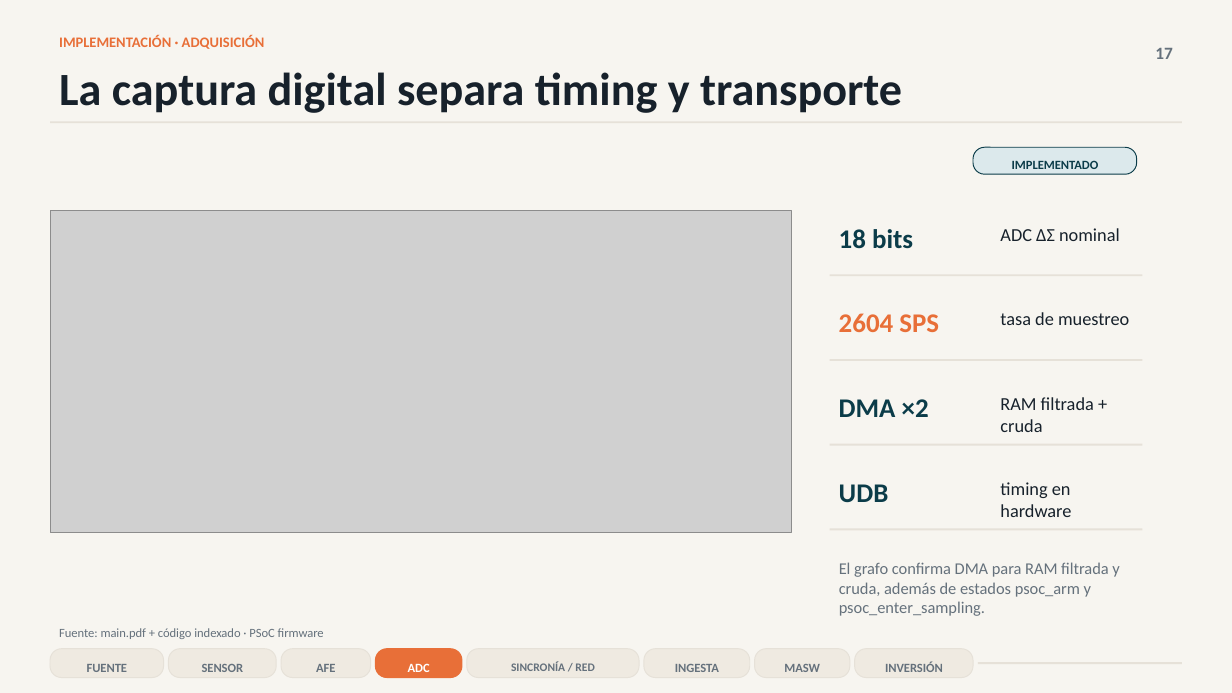
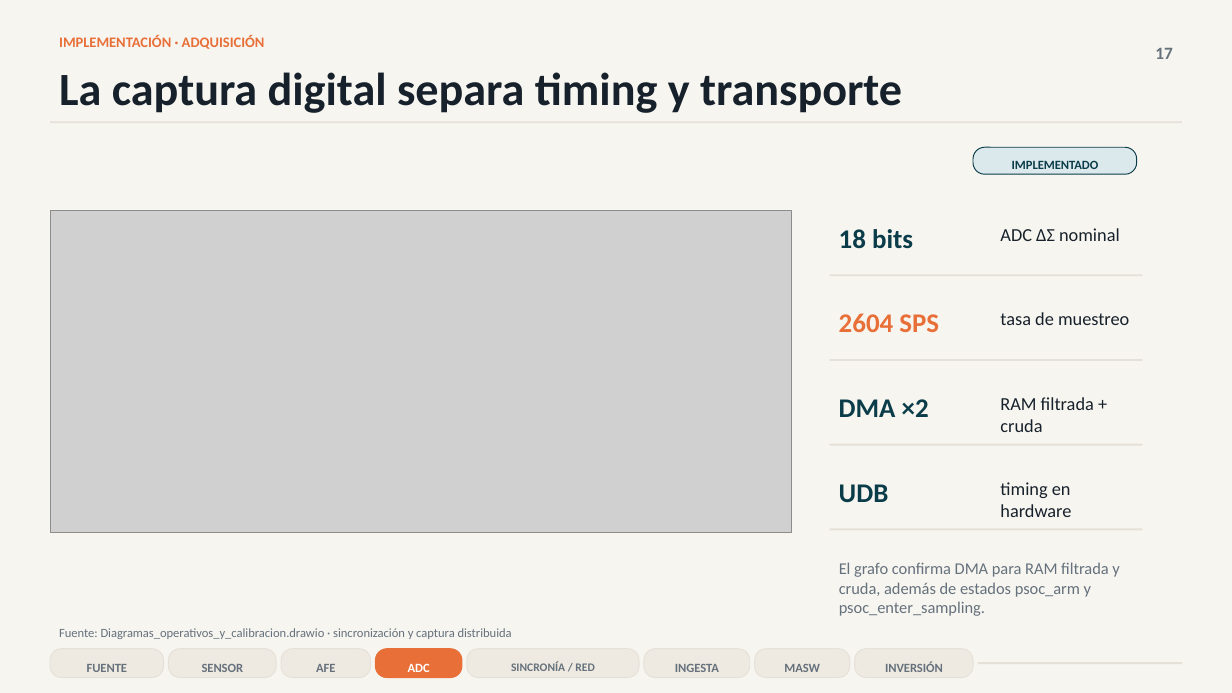
Before and after one commit to simplementeUnPorito/Tesis-documentacion, a slide deck: slide 17 of Primera Presentación/Primera_Presentacion_Tesis_Final.pptx. Drawn at 1232x693 pixels with LibreOffice and Linux fonts; fonts in the diff are those of the drawing; grey boxes stand for pictures. Boxes give left, top, right and bottom in pixels: in the first picture for what was removed or moved away, otherwise in the second. Text is boxed around its words. In the diff, an @@ line names an element or a change of style, - is before the commit and + after.

```diff
--- a/Primera Presentación/Primera_Presentacion_Tesis_Final.pptx
+++ b/Primera Presentación/Primera_Presentacion_Tesis_Final.pptx
@@ text at box(59, 628, 512, 639): text changed @@
-Fuente: main.pdf + código indexado · PSoC firmware
+Fuente: Diagramas_operativos_y_calibracion.drawio · sincronización y captura distribuida
```
Also in this commit, not shown: 4 other slides changed, 1 slide added, 1 slide removed, 8 other files.
